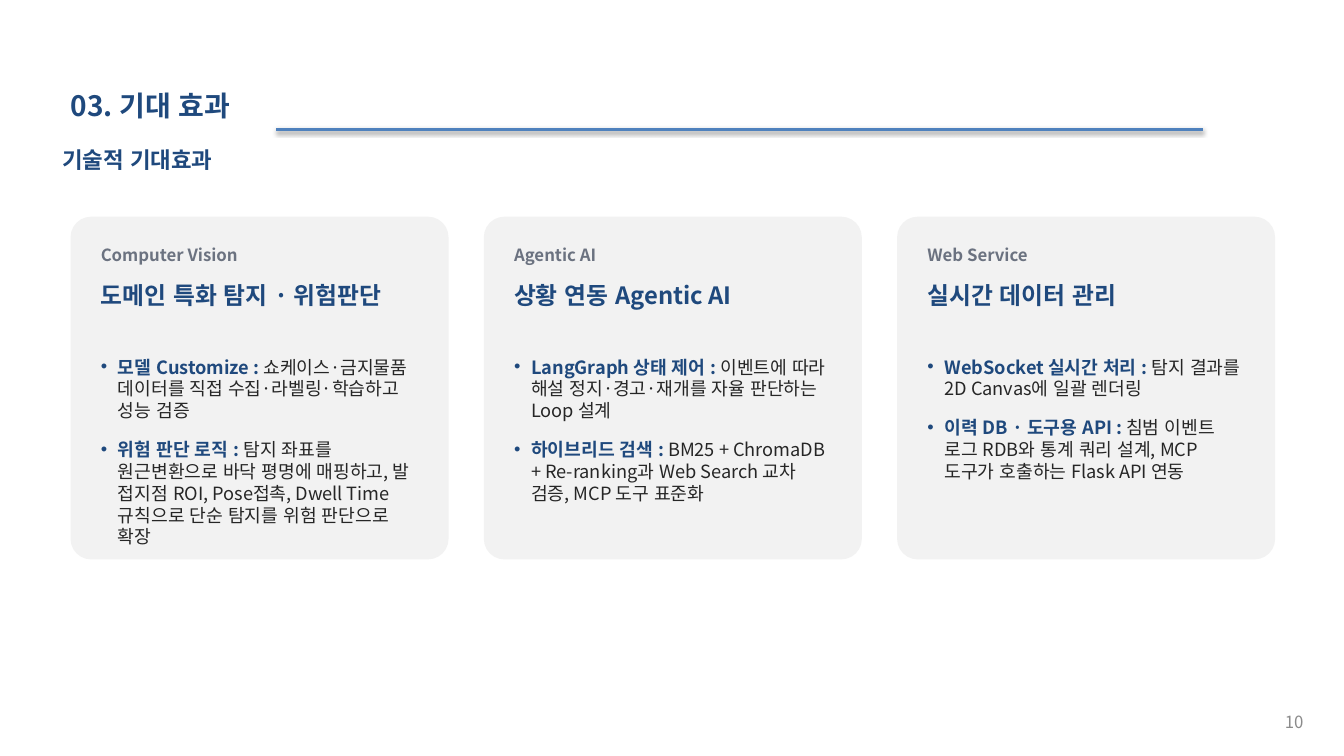
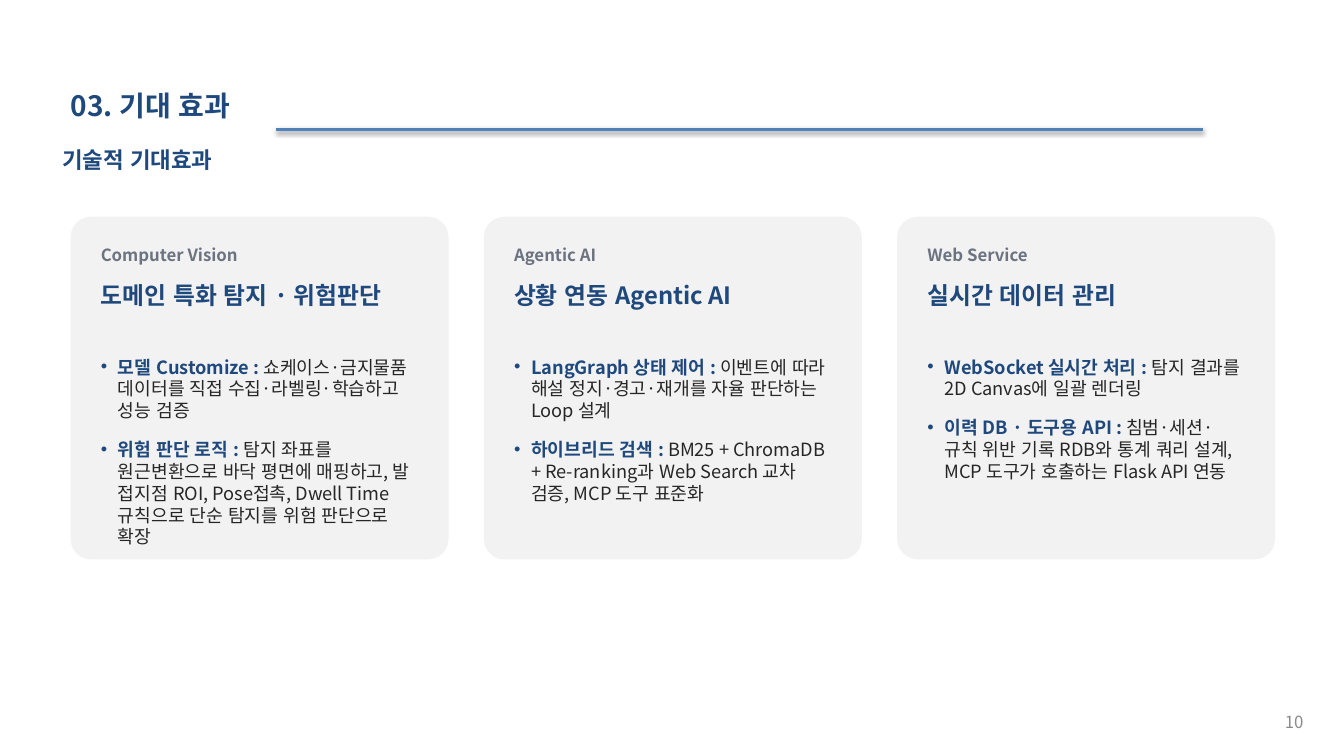
Before and after one commit to selkis4u/smart-museum-aiagent, a slide deck: slide 10 of docs/requirements/3조_스마트박물관_AI_Agent_기획서_v0.6.pptx. Drawn at 1344x756 pixels with LibreOffice and Linux fonts; fonts in the diff are those of the drawing. Boxes give left, top, right and bottom in pixels: in the first picture for what was removed or moved away, otherwise in the second. Text is boxed around its words. In the diff, an @@ line names an element or a change of style, - is before the commit and + after.

Commit message:
요구사항 문서 보완 및 인터페이스 명세 초안 추가
- 분석서·명세서 v0.3 보완: 침범 기록 Agent 생성(FR-AG-18), 사전 녹음 멘트(FR-AG-19), 스피커 대기 상태, 위험 이벤트 상태 무관 처리, 일시정지 중 생성 계속, 공통 연결 멘트, 접촉 경계·해제 조건, 청취 인원 정의, NFR-16·17
- 시연 유물 A002를 지장암 목조비로자나불좌상으로 반영
- 인터페이스 명세 초안 v0.1: 연결 구성, 이벤트 DTO, 좌표 메시지, 도구용 API, 공간 설정 JSON
- 기획서 v0.6·개발일정 v0.3: 구성도 도구 흐름, 기록 3종, 시연 모형·시나리오 촬영 일정, 음성 송출 연장
- 결정사항·ADR-0002/0003/0004·CONTEXT 갱신

```diff
--- a/docs/requirements/3조_스마트박물관_AI_Agent_기획서_v0.6.pptx
+++ b/docs/requirements/3조_스마트박물관_AI_Agent_기획서_v0.6.pptx
@@ text at box(944, 418, 1233, 480): text changed @@
-• 이력 DB · 도구용 API : 침범 이벤트 로그 RDB와 통계 쿼리 설계, MCP 도구가 호출하는 Flask API 연동
+• 이력 DB · 도구용 API : 침범·세션·규칙 위반 기록 RDB와 통계 쿼리 설계, MCP 도구가 호출하는 Flask API 연동
@@ text at box(118, 440, 410, 545): text changed @@
-• 위험 판단 로직 : 탐지 좌표를 원근변환으로 바닥 평명에 매핑하고, 발 접지점 ROI, Pose접촉, Dwell Time 규칙으로 단순 탐지를 위험 판단으로 확장
+• 위험 판단 로직 : 탐지 좌표를 원근변환으로 바닥 평면에 매핑하고, 발 접지점 ROI, Pose접촉, Dwell Time 규칙으로 단순 탐지를 위험 판단으로 확장
```
Also in this commit, not shown: 6 other slides changed, 9 other files.
